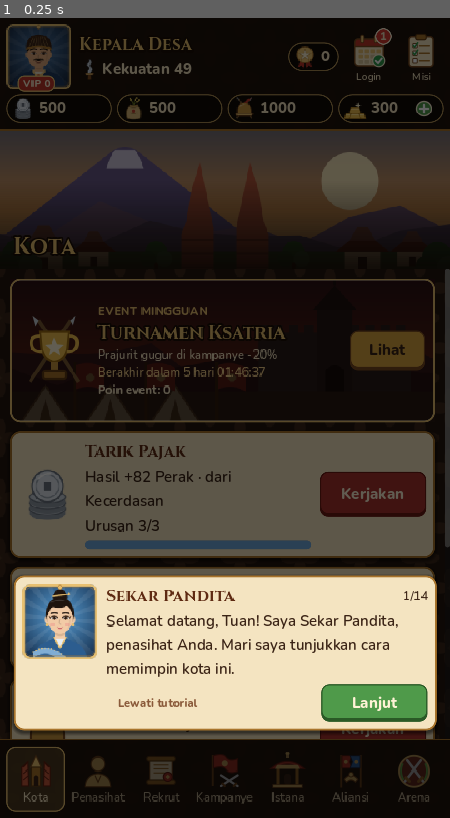
Above: before the commit, frame 1.
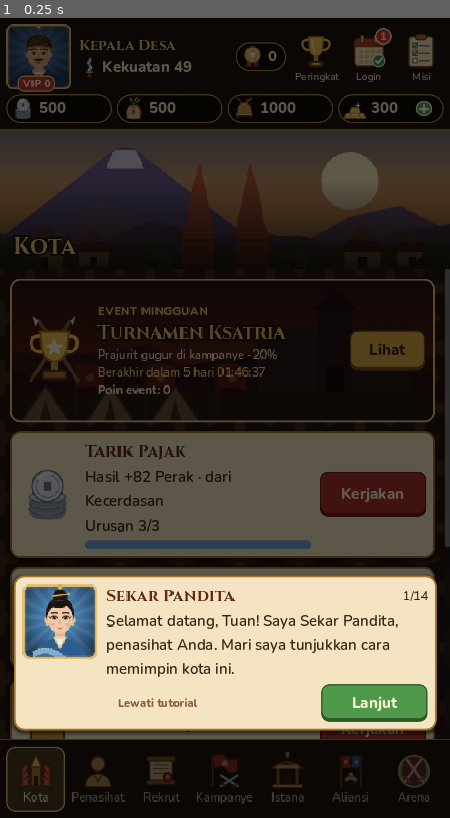
Above: after the commit, the same moment.

Repository: microaltech/tlg
Game: Godot game, scene res://scenes/main.tscn
Same seed, same stepped clock (60 frames per second), same inputs: the game is played once before the commit and once after it.
Inputs:
- Up to frame 1 (0.25 s): no input

The runs differ from the first frame. In frame 1, 0.7% of the frame differs, in the area x 17-76%, y 2-8%.

Commit message:
Tambah fitur leaderboard global
- Tombol Peringkat di header; kategori Kekuatan, Kampanye, Prestise,
  Arena, dan Aliansi
- Server disimulasikan: 100.000 pemain mengikuti distribusi log-normal/
  normal yang tumbuh seiring umur akun; peringkat dari fungsi distribusi
  dan 50 teratas dari kuantilnya sehingga konsisten
- Pemain disisipkan di posisinya bila masuk 50 teratas; peringkat
  aliansi 30 aliansi termasuk aliansi sendiri
- Hadiah mingguan berdasarkan persentil Kekuatan, diklaim minggu berikutnya

Co-Authored-By: Claude Opus 5.5 <noreply@anthropic.com>
Claude-Session: https://claude.ai/code/session_015LtRdrVC8mEHi9d4fpU264

Diff:
--- /dev/null
+++ b/assets/icons/trophy.svg
@@ -0,0 +1 @@
+<svg xmlns="http://www.w3.org/2000/svg" width="144" height="144" viewBox="0 0 96 96"><defs></defs><path d="M28 10 L68 10 L66 40 Q64 60 48 62 Q32 60 30 40 Z" fill="#f2c14e" stroke="#9a6a12" stroke-width="3.5"/><path d="M28 18 Q10 18 12 32 Q14 44 30 46" stroke="#f2c14e" stroke-width="6" fill="none"/><path d="M68 18 Q86 18 84 32 Q82 44 66 46" stroke="#f2c14e" stroke-width="6" fill="none"/><path d="M38 18 Q36 36 46 48" stroke="#fff6d0" stroke-width="4" fill="none" opacity="0.7" stroke-linecap="round"/><rect x="42" y="62" width="12" height="14" fill="#c9963f"/><rect x="28" y="76" width="40" height="14" rx="3" fill="#7a4b1f" stroke="#4a2c10" stroke-width="3"/><rect x="38" y="80" width="20" height="5" rx="2" fill="#f2c14e"/></svg>
--- a/scripts/core/game_data.gd
+++ b/scripts/core/game_data.gd
@@ -407,6 +407,30 @@
 	"boss_attacks": "Serangan bos aliansi harian +%d", "war_attacks": "Serangan perang aliansi harian +%d",
 }
 
+## Leaderboard global (server disimulasikan: nilai pemain lain mengikuti distribusi
+## log-normal/normal yang tumbuh seiring umur akun). dist: median & sigma pada hari ke-0,
+## growth = pertumbuhan median per hari.
+const LB_PLAYERS := 100000
+const LB_TOP := 50
+const LEADERBOARDS := [
+	{"id": "power", "name": "Kekuatan", "icon": "power", "dist": "log", "median": 250.0, "sigma": 1.1, "growth": 0.06},
+	{"id": "stage", "name": "Kampanye", "icon": "tab_campaign", "dist": "log", "median": 6.0, "sigma": 0.7, "growth": 0.05},
+	{"id": "prestige", "name": "Prestise", "icon": "prestige", "dist": "log", "median": 150.0, "sigma": 1.2, "growth": 0.12},
+	{"id": "arena", "name": "Arena", "icon": "tab_arena", "dist": "normal", "median": 1050.0, "sigma": 220.0, "growth": 0.002},
+	{"id": "alliance", "name": "Aliansi", "icon": "tab_alliance"},
+]
+## Hadiah mingguan berdasarkan persentil Kekuatan di akhir minggu (top = batas persen, inklusif).
+const LB_REWARDS := [
+	{"top": 1.0, "name": "Top 1%", "gold": 300},
+	{"top": 5.0, "name": "Top 5%", "gold": 200},
+	{"top": 20.0, "name": "Top 20%", "gold": 100},
+	{"top": 50.0, "name": "Top 50%", "gold": 50},
+	{"top": 100.0, "name": "Peserta", "gold": 20},
+]
+const LB_ALLIANCE_COUNT := 30
+const LB_ALLIANCE_WORDS := ["Naga", "Rajawali", "Banteng", "Kijang", "Elang", "Singa", "Merak", "Badak", "Harimau",
+	"Gagak", "Kencana", "Wijaya", "Samudra", "Mahameru", "Surya", "Candra", "Bintang", "Pusaka", "Nusantara", "Dirgantara"]
+
 const REWARD_KEYS := ["gold", "silver", "grain", "soldiers"]
 const REWARD_NAMES := {"gold": "emas", "silver": "perak", "grain": "pangan", "soldiers": "prajurit", "jasa": "jasa"}
 
@@ -440,6 +464,13 @@
 	for item in ALLIANCE_SHOP + ARENA_SHOP:
 		if item["id"] == id:
 			return item
+	return {}
+
+
+static func leaderboard_def(id: String) -> Dictionary:
+	for lb in LEADERBOARDS:
+		if lb["id"] == id:
+			return lb
 	return {}
 
 
--- a/scripts/core/game_model.gd
+++ b/scripts/core/game_model.gd
@@ -58,6 +58,10 @@
 ## VIP: {"points": int, "daily_day": int (hari klaim hadiah harian), "packs": [level paket yang dibeli],
 ##   "gifts": [level yang hadiah naik levelnya sudah diberikan]}
 var vip := {}
+## Hari pertama bermain (umur akun, dipakai untuk mensimulasikan pertumbuhan server).
+var start_day := 0
+## Leaderboard: {"week": int, "reward": {} hadiah minggu lalu yang belum diklaim}
+var leaderboard := {}
 ## Tutorial: {"step": int, "done": bool, "intros": [id fitur yang sudah diperkenalkan]}
 var tutorial := {}
 ## Arena PvP (kosong sampai terbuka). Lihat bagian "Arena" di bawah.
@@ -102,6 +106,8 @@
 	tutorial = {"step": 0, "done": false, "intros": []}
 	iap = _empty_iap()
 	vip = {"points": 0, "daily_day": -1, "packs": [], "gifts": []}
+	start_day = day_index(now)
+	leaderboard = {"week": week_index(now), "reward": {}}
 	_npc_cache = {}
 	_unlock_content()
 	ensure_daily(now)
@@ -151,6 +157,7 @@
 		_sync_charge(key, now)
 	var daily_reset := ensure_daily(now)
 	var weekly_reset := ensure_weekly(now)
+	ensure_leaderboard(now)
 	var alliance_changed := _alliance_rollover(now)
 	alliance_changed = ensure_war(now) or alliance_changed
 	if ensure_arena(now) or alliance_changed or weekly_reset or daily_reset:
@@ -1707,6 +1714,181 @@
 	return _ok("Paket VIP %d: %s." % [level, ", ".join(parts)])
 
 
+# --- Leaderboard global -----------------------------------------------------
+# Belum ada server, jadi 100.000 pemain lain disimulasikan dengan distribusi
+# statistik: peringkat pemain = 1 + N x P(nilai pemain lain > nilai pemain).
+# Daftar teratas diambil dari kuantil distribusi yang sama, jadi konsisten.
+# Untuk leaderboard online, ganti lb_rank / lb_top / lb_alliances dengan data server.
+
+static func _erf(x: float) -> float:
+	# Pendekatan Abramowitz & Stegun 7.1.26 (galat < 1.5e-7).
+	var sgn := 1.0 if x >= 0.0 else -1.0
+	x = absf(x)
+	var t := 1.0 / (1.0 + 0.3275911 * x)
+	var y := 1.0 - (((((1.061405429 * t - 1.453152027) * t) + 1.421413741) * t - 0.284496736) * t
+		+ 0.254829592) * t * exp(-x * x)
+	return sgn * y
+
+
+## Peluang nilai normal baku lebih besar dari z.
+static func _normal_tail(z: float) -> float:
+	return 0.5 * (1.0 - _erf(z / sqrt(2.0)))
+
+
+## Kebalikan _normal_tail (bisection; cukup untuk 50 baris).
+static func _normal_tail_inv(p: float) -> float:
+	var lo := -9.0
+	var hi := 9.0
+	for i in 60:
+		var mid := (lo + hi) / 2.0
+		if _normal_tail(mid) > p:
+			lo = mid
+		else:
+			hi = mid
+	return (lo + hi) / 2.0
+
+
+## [median, sigma] distribusi kategori pada hari ini (tumbuh seiring umur akun).
+func _lb_dist(def: Dictionary, now: float) -> Array:
+	var age := maxi(0, day_index(now) - start_day)
+	return [float(def["median"]) * (1.0 + float(def["growth"]) * age), float(def["sigma"])]
+
+
+func lb_value(id: String) -> int:
+	match id:
+		"power":
+			return power()
+		"stage":
+			return stage
+		"prestige":
+			return prestige
+		"arena":
+			return int(arena["rating"]) if not arena.is_empty() else 0
+	return 0
+
+
+func _lb_z(def: Dictionary, value: float, now: float) -> float:
+	var d := _lb_dist(def, now)
+	if def["dist"] == "log":
+		return (log(maxf(value, 0.0) + 1.0) - log(float(d[0]) + 1.0)) / float(d[1])
+	return (value - float(d[0])) / float(d[1])
+
+
+func _lb_value_at(def: Dictionary, z: float, now: float) -> float:
+	var d := _lb_dist(def, now)
+	if def["dist"] == "log":
+		return (float(d[0]) + 1.0) * exp(float(d[1]) * z) - 1.0
+	return float(d[0]) + float(d[1]) * z
+
+
+## {"rank", "total", "top_percent", "value"} pemain pada kategori ini.
+func lb_rank(id: String, now: float) -> Dictionary:
+	var def := Data.leaderboard_def(id)
+	var value := lb_value(id)
+	var total := Data.LB_PLAYERS + 1
+	var rank := total
+	if value > 0:
+		rank = clampi(1 + int(_normal_tail(_lb_z(def, value, now)) * Data.LB_PLAYERS), 1, total)
+	return {"rank": rank, "total": total, "top_percent": 100.0 * rank / total, "value": value}
+
+
+## Daftar teratas (LB_TOP baris); pemain disisipkan sesuai peringkatnya bila masuk.
+func lb_top(id: String, now: float) -> Array:
+	var def := Data.leaderboard_def(id)
+	var today := day_index(now)
+	var r := _seeded(["lb", id, today])
+	var names := _seeded(["lb_names", id])
+	var rows := []
+	for i in Data.LB_TOP:
+		var z := _normal_tail_inv((i + 0.5) / Data.LB_PLAYERS)
+		var v := _lb_value_at(def, z, now) * r.randf_range(0.985, 1.0)
+		# Tag merujuk ke aliansi simulasi yang juga tampil di peringkat Aliansi.
+		var tag_index := names.randi_range(0, Data.LB_ALLIANCE_COUNT - Data.ALLIANCES.size() - 1)
+		rows.append({"name": _npc_name(names), "tag": _lb_tag(tag_index),
+			"avatar": Data.ARENA_AVATARS[names.randi_range(0, Data.ARENA_AVATARS.size() - 1)],
+			"value": maxi(1, int(v)), "me": false})
+	rows.sort_custom(func(a, b): return a["value"] > b["value"])
+	var mine := lb_rank(id, now)
+	if mine["rank"] <= Data.LB_TOP:
+		var tag := _lb_tag(-1) if alliance.is_empty() else "[%s]" % alliance_def()["name"].substr(0, 3).to_upper()
+		rows.insert(mine["rank"] - 1, {"name": "Anda", "tag": tag, "avatar": "lord", "value": mine["value"], "me": true})
+		rows.resize(Data.LB_TOP)
+		# Jaga urutan menurun di sekitar pemain (nilai simulasi disesuaikan, bukan nilai pemain).
+		for i in rows.size():
+			if rows[i]["me"]:
+				continue
+			if i < mine["rank"] - 1:
+				rows[i]["value"] = maxi(rows[i]["value"], mine["value"] + (mine["rank"] - 1 - i))
+			else:
+				rows[i]["value"] = mini(rows[i]["value"], mine["value"] - (i - mine["rank"] + 1))
+	return rows
+
+
+func _lb_tag(index: int) -> String:
+	if index < 0:
+		return ""
+	var r := _seeded(["lb_alliance", index])
+	var word: String = Data.LB_ALLIANCE_WORDS[r.randi_range(0, Data.LB_ALLIANCE_WORDS.size() - 1)]
+	return "[%s]" % word.substr(0, 3).to_upper()
+
+
+## Peringkat aliansi: 3 aliansi yang bisa dimasuki + aliansi simulasi lain, urut kekuatan total.
+func lb_alliances(now: float) -> Array:
+	var today := day_index(now)
+	var age := maxi(0, today - start_day)
+	var rows := []
+	for a in Data.ALLIANCES:
+		var members := _npc_members_of(a["id"])
+		var total := 0
+		for npc in members:
+			total += int(int(npc["base"]) * (1.0 + 0.015 * mini(age, 200)))
+		var me: bool = not alliance.is_empty() and alliance["id"] == a["id"]
+		if me:
+			total += power()
+		rows.append({"name": a["name"], "emblem": a["emblem"], "power": total, "members": members.size() + (1 if me else 0),
+			"me": me})
+	for i in Data.LB_ALLIANCE_COUNT - Data.ALLIANCES.size():
+		var r := _seeded(["lb_alliance", i])
+		var word: String = Data.LB_ALLIANCE_WORDS[r.randi_range(0, Data.LB_ALLIANCE_WORDS.size() - 1)]
+		var word2: String = Data.LB_ALLIANCE_WORDS[r.randi_range(0, Data.LB_ALLIANCE_WORDS.size() - 1)]
+		var base := r.randf_range(2500, 30000) * (1.0 + 0.02 * mini(age, 200))
+		rows.append({"name": "%s %s" % [word, word2], "emblem": ["emblem_garuda", "emblem_teratai", "emblem_macan"][i % 3],
+			"power": int(base), "members": r.randi_range(10, 30), "me": false})
+	rows.sort_custom(func(a, b): return a["power"] > b["power"])
+	return rows
+
+
+func lb_reward_tier(top_percent: float) -> Dictionary:
+	for t in Data.LB_REWARDS:
+		if top_percent <= float(t["top"]):
+			return t
+	return Data.LB_REWARDS[-1]
+
+
+## Hadiah mingguan: dihitung saat minggu berganti dari persentil Kekuatan.
+func ensure_leaderboard(now: float) -> bool:
+	var week := week_index(now)
+	if leaderboard.is_empty():
+		leaderboard = {"week": week, "reward": {}}
+		return true
+	if int(leaderboard["week"]) == week:
+		return false
+	var rank := lb_rank("power", now)
+	var tier := lb_reward_tier(rank["top_percent"])
+	leaderboard = {"week": week, "reward": {"tier": tier["name"], "rank": rank["rank"], "gold": int(tier["gold"])}}
+	return true
+
+
+func claim_lb_reward() -> Dictionary:
+	var r: Dictionary = leaderboard.get("reward", {})
+	if r.is_empty():
+		return _fail("Tidak ada hadiah peringkat.")
+	gold += int(r["gold"])
+	leaderboard["reward"] = {}
+	changed.emit()
+	return _ok("Hadiah peringkat mingguan (%s, #%d): +%d emas." % [r["tier"], r["rank"], r["gold"]])
+
+
 # --- Tutorial & pengenalan fitur -------------------------------------------
 
 func tutorial_active() -> bool:
@@ -1931,6 +2113,8 @@
 		"tutorial": tutorial,
 		"iap": iap,
 		"vip": vip,
+		"start_day": start_day,
+		"leaderboard": leaderboard,
 	}
 
 
@@ -2024,6 +2208,13 @@
 			iap[k].append(str(v))
 	for k in ["card_until", "card_claimed", "spent_idr"]:
 		iap[k] = int(src_iap.get(k, iap[k]))
+	start_day = int(d.get("start_day", day_index(now)))
+	var src_lb: Dictionary = d.get("leaderboard", {})
+	leaderboard = {"week": int(src_lb.get("week", week_index(now))), "reward": {}}
+	var src_lbr: Dictionary = src_lb.get("reward", {})
+	if not src_lbr.is_empty():
+		leaderboard["reward"] = {"tier": str(src_lbr.get("tier", "")), "rank": int(src_lbr.get("rank", 0)),
+			"gold": int(src_lbr.get("gold", 0))}
 	var src_vip: Dictionary = d.get("vip", {})
 	vip = {"points": int(src_vip.get("points", 0)), "daily_day": int(src_vip.get("daily_day", -1)),
 		"packs": [], "gifts": []}
--- a/scripts/ui/main.gd
+++ b/scripts/ui/main.gd
@@ -76,7 +76,11 @@
 var _vip_badge: Dictionary
 var _vip_overlay: Control
 var _vip_box: VBoxContainer
-var _vip_view := -1  ## Level VIP yang sedang dilihat di panel (-1 = level sekarang).
+var _vip_view := -1
+var _lb_hb: Dictionary
+var _lb_overlay: Control
+var _lb_box: VBoxContainer
+var _lb_cat := "power"  ## Level VIP yang sedang dilihat di panel (-1 = level sekarang).
 var _mission_box: VBoxContainer
 var _mission_reset_label: Label
 var _gacha_banner_done := false
@@ -162,7 +166,7 @@
 	info.add_theme_constant_override("separation", 0)
 	top.add_child(info)
 	_rank_label = _label(info, "", "TitleLabel")
-	_rank_label.add_theme_font_size_override("font_size", 28)
+	_rank_label.add_theme_font_size_override("font_size", 24)
 	var power_row := HBoxContainer.new()
 	info.add_child(power_row)
 	power_row.add_child(_tex(Art.icon("power"), 34))
@@ -171,6 +175,8 @@
 	var prestige := _chip("prestige")
 	prestige.size_flags_vertical = Control.SIZE_SHRINK_CENTER
 	top.add_child(prestige)
+	_lb_hb = _header_button("trophy", "Peringkat", _show_leaderboard)
+	top.add_child(_lb_hb["root"])
 	_login_hb = _header_button("calendar", "Login", _show_login)
 	top.add_child(_login_hb["root"])
 	_mission_hb = _header_button("mission", "Misi", _show_missions)
@@ -525,6 +531,8 @@
 		_fill_store()
 	if is_instance_valid(_vip_overlay):
 		_fill_vip()
+	if is_instance_valid(_lb_overlay):
+		_fill_leaderboard()
 	_tick()
 	# Kembalikan posisi gulir setelah layout dihitung ulang.
 	await get_tree().process_frame
@@ -561,6 +569,8 @@
 	_vip_tag.text = "VIP %d" % model.vip_level()
 	_vip_badge["badge"].visible = model.vip_daily_can_claim(now)
 	_vip_badge["badge_label"].text = "!"
+	_lb_hb["badge"].visible = not model.leaderboard.get("reward", {}).is_empty()
+	_lb_hb["badge_label"].text = "1"
 	_gold_badge["badge"].visible = model.card_can_claim(now)
 	_gold_badge["badge_label"].text = "1"
 	var event_ready: int = model.event_claimable_count()
@@ -1992,6 +2002,117 @@
 			.add_theme_color_override("font_color", UI.INK)
 
 
+# --- Leaderboard global -----------------------------------------------------
+
+func _show_leaderboard() -> void:
+	if is_instance_valid(_lb_overlay):
+		return
+	var p := _open_panel("Peringkat Global", "trophy", _close_leaderboard)
+	_lb_overlay = p["overlay"]
+	_lb_box = p["content"]
+	p["subtitle"].text = "%s pemain · diperbarui tiap hari" % _num_dots(Data.LB_PLAYERS + 1)
+	_fill_leaderboard()
+
+
+func _close_leaderboard() -> void:
+	if is_instance_valid(_lb_overlay):
+		Audio.play("click")
+		_lb_overlay.queue_free()
+	_lb_overlay = null
+
+
+## 100001 -> "100.001" (pemisah ribuan gaya Indonesia).
+static func _num_dots(n: int) -> String:
+	return Data.format_idr(n).substr(2)
+
+
+func _fill_leaderboard() -> void:
+	_clear(_lb_box)
+	var now: float = Game.now()
+	var items := []
+	for lb in Data.LEADERBOARDS:
+		items.append([lb["id"], lb["name"]])
+	_segment_tabs(_lb_box, items, _lb_cat, func(key): _lb_cat = key, 18)
+
+	var reward: Dictionary = model.leaderboard.get("reward", {})
+	if not reward.is_empty():
+		var rb := _inner_box(_lb_box)
+		rb.get_parent().add_theme_stylebox_override("panel", UI.box(Color("fff3c8"), UI.GOLD, 3, 12))
+		_label(rb, "Hadiah peringkat minggu lalu: %s (#%s)" % [reward["tier"], _num_dots(reward["rank"])], "CardLabel") \
+			.add_theme_font_override("font", UI.font_bold)
+		_button(rb, "Klaim +%d Emas" % reward["gold"], func(): return model.claim_lb_reward(), true, "gold",
+			"GreenButton", false, "reveal_sr")
+
+	if _lb_cat == "alliance":
+		_fill_lb_alliances(now)
+		return
+	var def: Dictionary = Data.leaderboard_def(_lb_cat)
+	var mine: Dictionary = model.lb_rank(_lb_cat, now)
+	var me := _inner_box(_lb_box)
+	me.get_parent().add_theme_stylebox_override("panel", UI.box(Color("fff3c8"), UI.GOLD, 3, 12))
+	var row := HBoxContainer.new()
+	row.add_theme_constant_override("separation", 12)
+	me.add_child(row)
+	row.add_child(_tex(Art.icon(def["icon"]), 72))
+	var col := _col(row)
+	if mine["value"] <= 0:
+		_label(col, "Belum berperingkat", "CardTitle").add_theme_font_size_override("font_size", 26)
+		_label(col, "Mainkan fitur ini untuk masuk peringkat %s." % def["name"], "CardLabel")
+	else:
+		_label(col, "Peringkat Anda: #%s" % _num_dots(mine["rank"]), "CardTitle").add_theme_font_size_override("font_size", 28)
+		_label(col, "%s %s · Top %s%%" % [def["name"], _num(mine["value"]), _percent(mine["top_percent"])], "CardLabel")
+	if _lb_cat == "power":
+		var tier: Dictionary = model.lb_reward_tier(mine["top_percent"])
+		_label(me, "Hadiah akhir minggu bila bertahan: %s, +%d emas (dihitung dari Kekuatan)." % [tier["name"], tier["gold"]],
+			"SmallLabel").add_theme_color_override("font_color", UI.INK)
+		var timer := _label(me, "", "SmallLabel")
+		timer.add_theme_color_override("font_color", UI.INK)
+		_event_timer_labels.append(timer)
+
+	var rows: Array = model.lb_top(_lb_cat, now)
+	for i in rows.size():
+		_lb_row(i + 1, rows[i]["avatar"], "%s %s" % [rows[i]["tag"], rows[i]["name"]], _num(rows[i]["value"]), rows[i]["me"])
+
+
+static func _percent(p: float) -> String:
+	return ("%.2f" % p if p < 1.0 else "%.1f" % p).replace(".", ",")
+
+
+func _lb_row(rank: int, avatar: String, name: String, value: String, me: bool, is_icon := false) -> void:
+	var inner := _inner_box(_lb_box)
+	if me:
+		inner.get_parent().add_theme_stylebox_override("panel", UI.box(Color("fff3c8"), UI.GOLD, 3, 12))
+	var row := HBoxContainer.new()
+	row.add_theme_constant_override("separation", 10)
+	inner.add_child(row)
+	var r := _label(row, "#%d" % rank, "CardTitle")
+	r.custom_minimum_size.x = 64
+	if rank <= 3:
+		r.add_theme_color_override("font_color", [Color("d4a017"), Color("8a9aa8"), Color("b07a45")][rank - 1])
+		r.add_theme_font_size_override("font_size", 30)
+	row.add_child(_tex(Art.icon(avatar) if is_icon else Art.portrait(avatar), 52))
+	var n := _label(row, name, "CardLabel")
+	n.size_flags_horizontal = Control.SIZE_EXPAND_FILL
+	n.add_theme_font_override("font", UI.font_bold)
+	n.clip_text = true
+	var v := _label(row, value, "CardLabel")
+	v.add_theme_font_override("font", UI.font_bold)
+	v.add_theme_color_override("font_color", Color("5e2a12"))
+
+
+func _fill_lb_alliances(now: float) -> void:
+	var rows: Array = model.lb_alliances(now)
+	var my_rank := -1
+	for i in rows.size():
+		if rows[i]["me"]:
+			my_rank = i + 1
+	_label(_lb_box, ("Aliansi Anda di peringkat #%d dari %d" % [my_rank, rows.size()]) if my_rank > 0
+		else "Bergabunglah dengan aliansi untuk ikut peringkat aliansi.", "TitleLabel").add_theme_font_size_override("font_size", 24)
+	for i in rows.size():
+		var a: Dictionary = rows[i]
+		_lb_row(i + 1, a["emblem"], "%s (%d anggota)" % [a["name"], a["members"]], _num(a["power"]), a["me"], true)
+
+
 # --- VIP --------------------------------------------------------------------
 
 ## Avatar di header dengan label VIP; diketuk untuk membuka panel VIP.
--- a/tests/run_tests.gd
+++ b/tests/run_tests.gd
@@ -24,6 +24,7 @@
 		"test_iap_gold_packs", "test_iap_starter_card", "test_iap_save_format", "test_vip_levels",
 		"test_vip_perks", "test_vip_daily_packs_save", "test_war_setup", "test_war_attack", "test_war_simulation_result",
 		"test_war_save_leave", "test_chat_send_reply", "test_chat_ambient_unread", "test_chat_save_leave",
+		"test_lb_rank", "test_lb_top", "test_lb_alliances_reward",
 	]:
 		call(t)
 	print("%d cek, %d gagal" % [_count, _failures])
@@ -988,3 +989,69 @@
 	check(var_to_str(m2.alliance["chat"]) == var_to_str(m.alliance["chat"]), "simpan/muat chat")
 	m.leave_alliance(3000.0)
 	check(m.chat_messages(3000.0).is_empty(), "keluar aliansi mengosongkan chat")
+
+
+func test_lb_rank() -> void:
+	var m := fresh()
+	var r := m.lb_rank("power", 1000.0)
+	check(r["total"] == Data.LB_PLAYERS + 1 and r["rank"] > 1 and r["rank"] <= r["total"], "peringkat dalam rentang")
+	var prev: int = r["rank"]
+	var better := true
+	for p in [200, 1000, 5000, 50000]:
+		m.counselors["arya"]["bonus"]["str"] = p
+		var rank: int = m.lb_rank("power", 1000.0)["rank"]
+		better = better and rank < prev
+		prev = rank
+	check(better, "kekuatan lebih tinggi = peringkat lebih baik")
+	check(prev == 1, "kekuatan sangat tinggi = peringkat 1")
+	m.counselors["arya"]["bonus"]["str"] = 1000
+	check(m.lb_rank("power", 1000.0 + 60 * 86400)["rank"] > m.lb_rank("power", 1000.0)["rank"],
+		"pemain lain ikut tumbuh seiring waktu")
+	check(m.lb_rank("stage", 1000.0)["rank"] == r["total"], "belum menang tahap = peringkat terakhir")
+	check(m.lb_rank("arena", 1000.0)["value"] == 0, "arena belum terbuka tidak berperingkat")
+	check(absf(Model._erf(0.5) - 0.5205) < 0.001 and absf(Model._normal_tail_inv(0.5)) < 0.001, "rumus distribusi")
+
+
+func test_lb_top() -> void:
+	var m := fresh()
+	var top := m.lb_top("power", 1000.0)
+	check(top.size() == Data.LB_TOP, "50 baris teratas")
+	var sorted := true
+	for i in top.size() - 1:
+		sorted = sorted and top[i]["value"] >= top[i + 1]["value"]
+	check(sorted, "urut menurun")
+	check(not top.any(func(x): return x["me"]), "pemain lemah tidak masuk daftar teratas")
+	check(var_to_str(m.lb_top("power", 1000.0)) == var_to_str(top), "daftar stabil dalam satu hari")
+	m.counselors["arya"]["bonus"]["str"] = 12000
+	var rank: int = m.lb_rank("power", 1000.0)["rank"]
+	top = m.lb_top("power", 1000.0)
+	check(rank <= Data.LB_TOP and top[rank - 1]["me"], "pemain kuat muncul di posisi peringkatnya")
+	sorted = true
+	for i in top.size() - 1:
+		sorted = sorted and top[i]["value"] >= top[i + 1]["value"]
+	check(sorted, "tetap urut setelah pemain disisipkan")
+
+
+func test_lb_alliances_reward() -> void:
+	var m := _allied()
+	var rows := m.lb_alliances(1000.0)
+	check(rows.size() == Data.LB_ALLIANCE_COUNT, "30 aliansi berperingkat")
+	check(rows.filter(func(x): return x["me"]).size() == 1, "aliansi sendiri ditandai")
+	var sorted := true
+	for i in rows.size() - 1:
+		sorted = sorted and rows[i]["power"] >= rows[i + 1]["power"]
+	check(sorted, "aliansi urut kekuatan")
+	check(m.lb_reward_tier(0.5)["gold"] == 300 and m.lb_reward_tier(15.0)["gold"] == 100
+		and m.lb_reward_tier(99.0)["gold"] == 20, "tingkat hadiah dari persentil")
+	check(not m.claim_lb_reward()["ok"], "belum ada hadiah minggu ini")
+	m.counselors["arya"]["bonus"]["str"] = 50000
+	m.sync(1000.0 + 7 * 86400)
+	check(m.leaderboard["reward"].get("gold", 0) == 300, "hadiah mingguan Top 1%")
+	var gold := m.gold
+	check(m.claim_lb_reward()["ok"] and m.gold == gold + 300, "klaim hadiah peringkat")
+	check(not m.claim_lb_reward()["ok"], "hadiah peringkat sekali")
+	m.sync(1000.0 + 14 * 86400)
+	var m2 := Model.new()
+	m2.from_dict(JSON.parse_string(JSON.stringify(m.to_dict())), 1000.0 + 14 * 86400)
+	check(m2.start_day == m.start_day and var_to_str(m2.leaderboard) == var_to_str(m.leaderboard),
+		"simpan/muat leaderboard")
Not shown, added: assets/icons/trophy.svg.import
